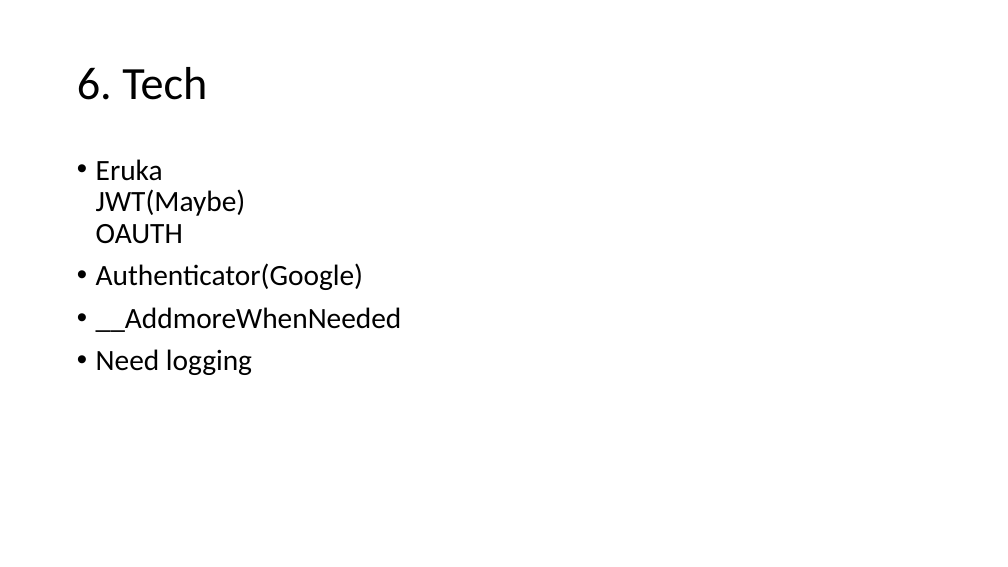
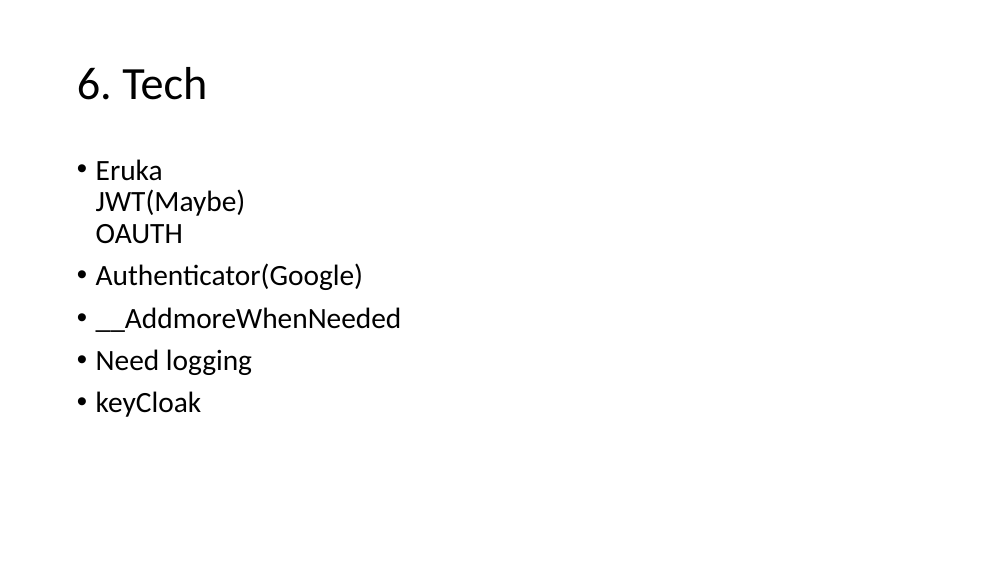
Before and after one commit to JAVaFAPT2/WebBanking, a slide deck: slide 9 of WEBBANKING.pptx. Drawn at 1008x567 pixels with LibreOffice and Linux fonts; fonts in the diff are those of the drawing. Boxes give left, top, right and bottom in pixels: in the first picture for what was removed or moved away, otherwise in the second. Text is boxed around its words. In the diff, an @@ line names an element or a change of style, - is before the commit and + after.

```diff
--- a/WEBBANKING.pptx
+++ b/WEBBANKING.pptx
@@ text at (96, 391, 201, 417): paragraph added @@
+• keyCloak
```
Also in this commit, not shown: 8 other files.
